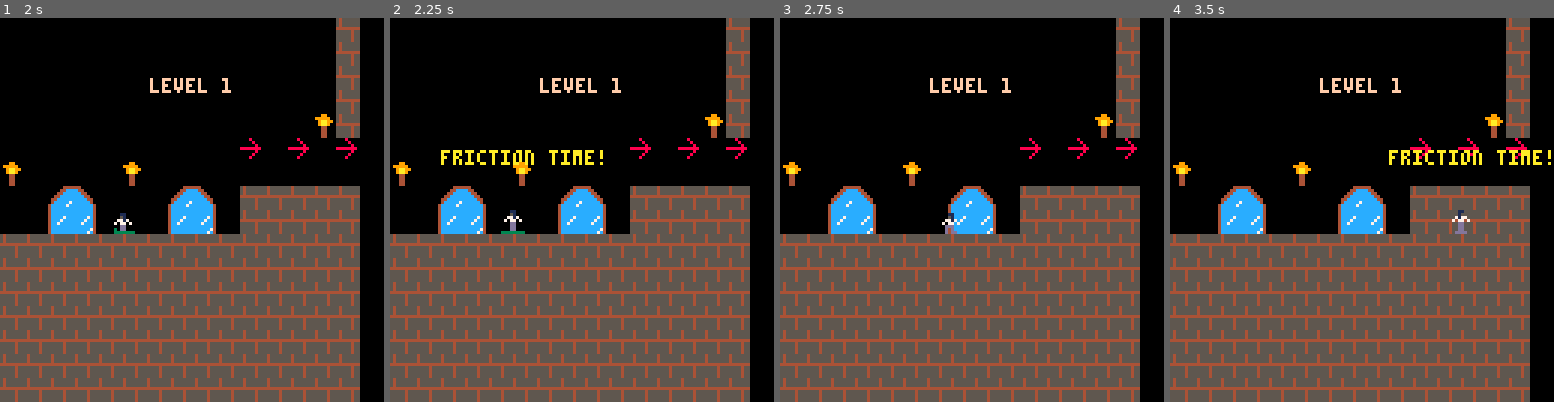
Above: before the commit, frames 1-4 (left to right).
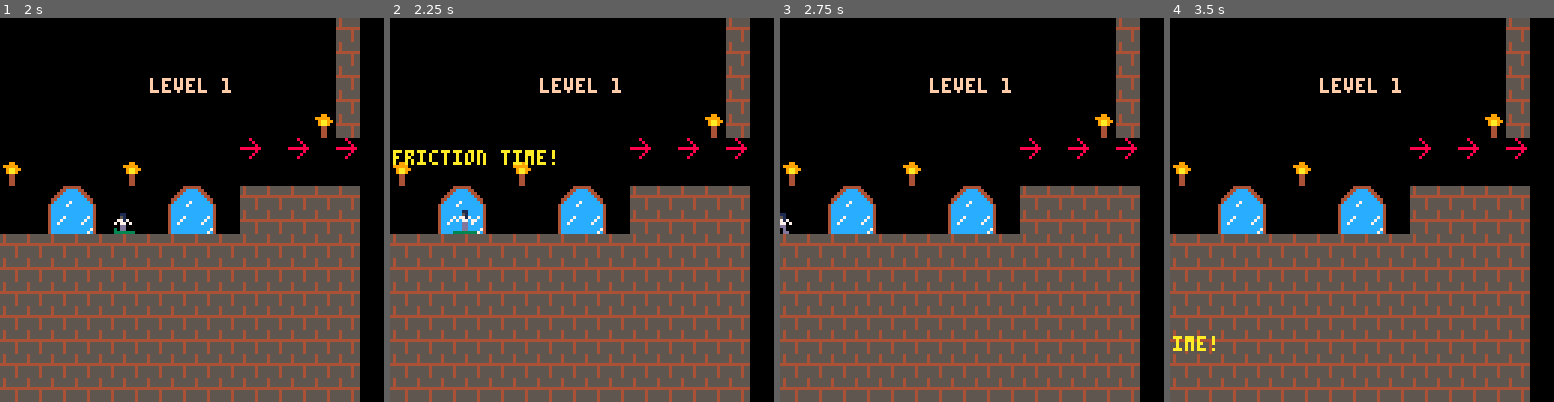
Above: after the commit, the same moments.

Repository: FrederikHR/GDB
Game: PICO-8 cartridge lift.p8
Two runs of this game, one before a commit and one after it. Both use one fixed random seed, a clock stepped at 60 frames per second and the inputs below.
Inputs:
- Up to frame 1 (2 s): tap O (Z key) at 0.33, 0.7, 1.43 s; tap X (X key) at 1.07 s; hold Left from 1.97 s (still down)
- Up to frame 2 (2.25 s): keep holding Left; tap X (X key) at 2.07 s; tap O (Z key) at 2.22 s
- Up to frame 3 (2.75 s): release Left at 2.37 s; tap X (X key) at 2.4, 2.73 s; hold Down from 2.42 s (still down)
- Up to frame 4 (3.5 s): release Down at 2.82 s; hold Right from 2.87 s (still down); tap X (X key) at 3.07, 3.4 s; tap O (Z key) at 3.1 s

Frame 1 is identical in both runs. In frame 2, 1.2% of the frame differs, in the area x 0-56%, y 34-57%; in frame 3, 0.2%; in frame 4, 1.0%.

Commit message:
friction time direction fixed

Diff:
--- a/lift.p8
+++ b/lift.p8
@@ -125,7 +125,7 @@
 	--]]
 
 		if abs(p.timer - time()) < 0.5 then
-			if p.left then
+			if p.flp then
 				p.x -= 2
 			else
 				p.x += 2
